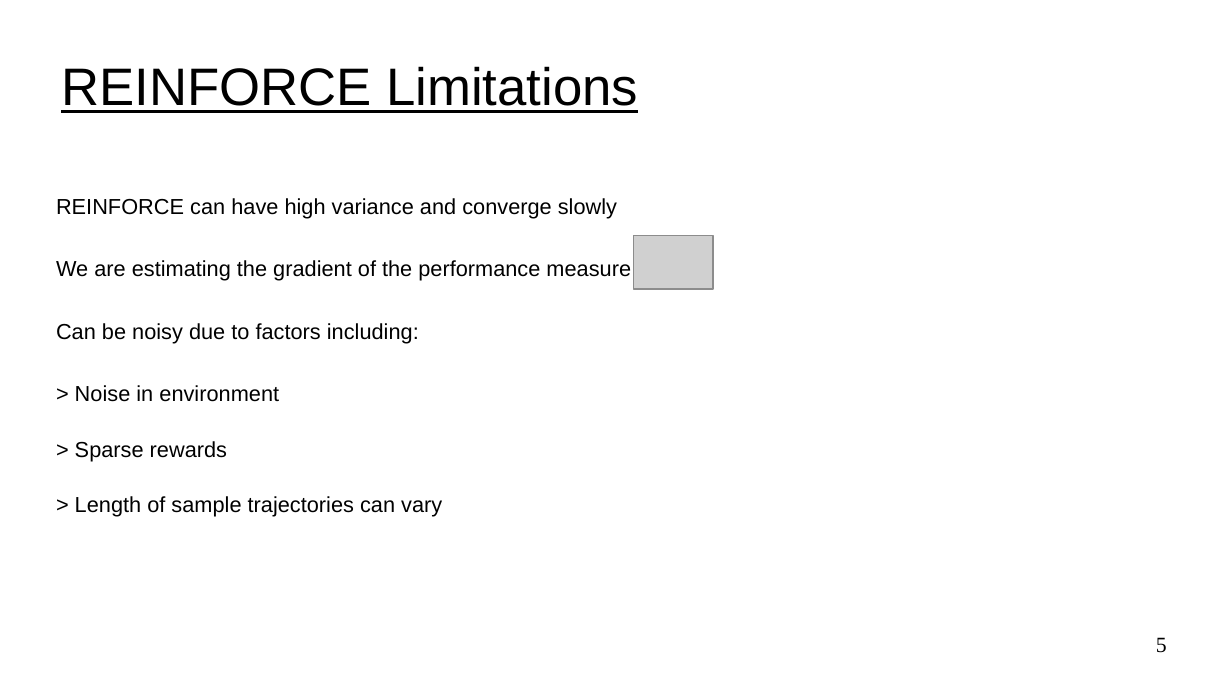
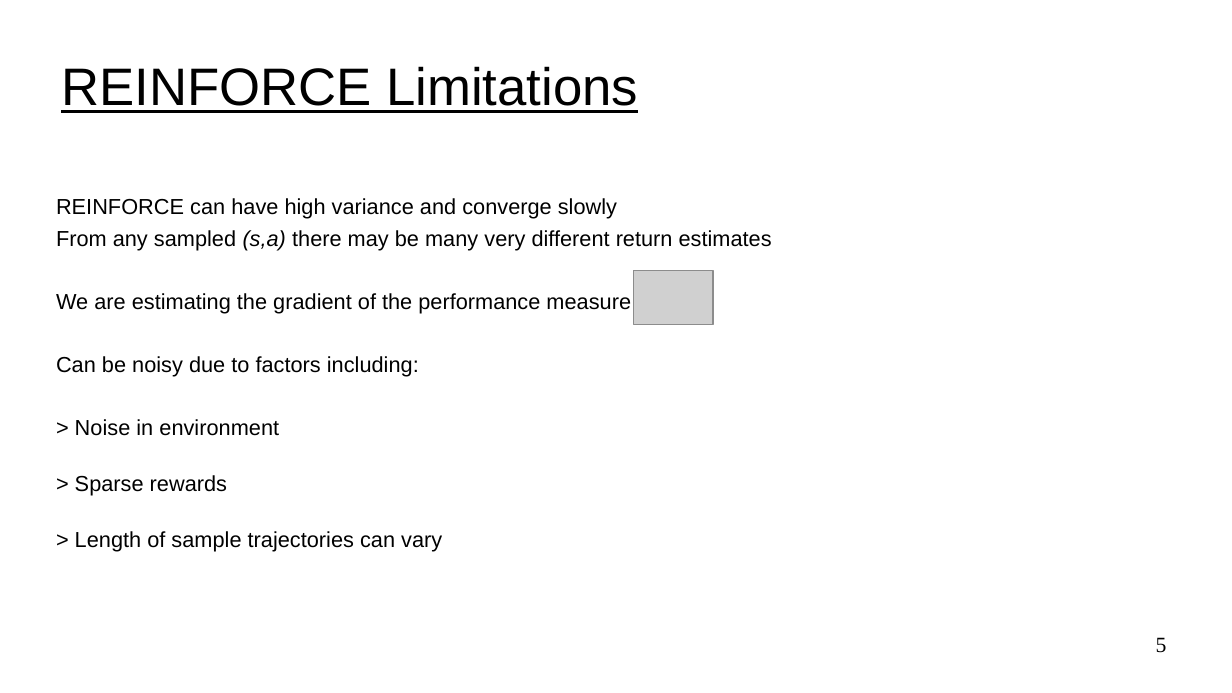
Before and after one commit to UVADS/reinforcement_learning, a slide deck: slide 5 of 08_policy_gradients_extensions/policy_gradients_extensions.ppt. Drawn at 1232x693 pixels with LibreOffice and Linux fonts; fonts in the diff are those of the drawing; grey boxes stand for pictures. Boxes give left, top, right and bottom in pixels: in the first picture for what was removed or moved away, otherwise in the second. Text is boxed around its words. In the diff, an @@ line names an element or a change of style, - is before the commit and + after.

```diff
--- a/08_policy_gradients_extensions/policy_gradients_extensions.ppt
+++ b/08_policy_gradients_extensions/policy_gradients_extensions.ppt
@@ text at box(56, 230, 772, 250): paragraph added @@
+From any sampled (s,a) there may be many very different return estimates
@@ picture: place and size @@
-picture at box(634, 235, 713, 288)
+picture at box(634, 271, 713, 324)
```
Also in this commit, not shown: 6 other slides changed, 3 slides added, 1 other file.
